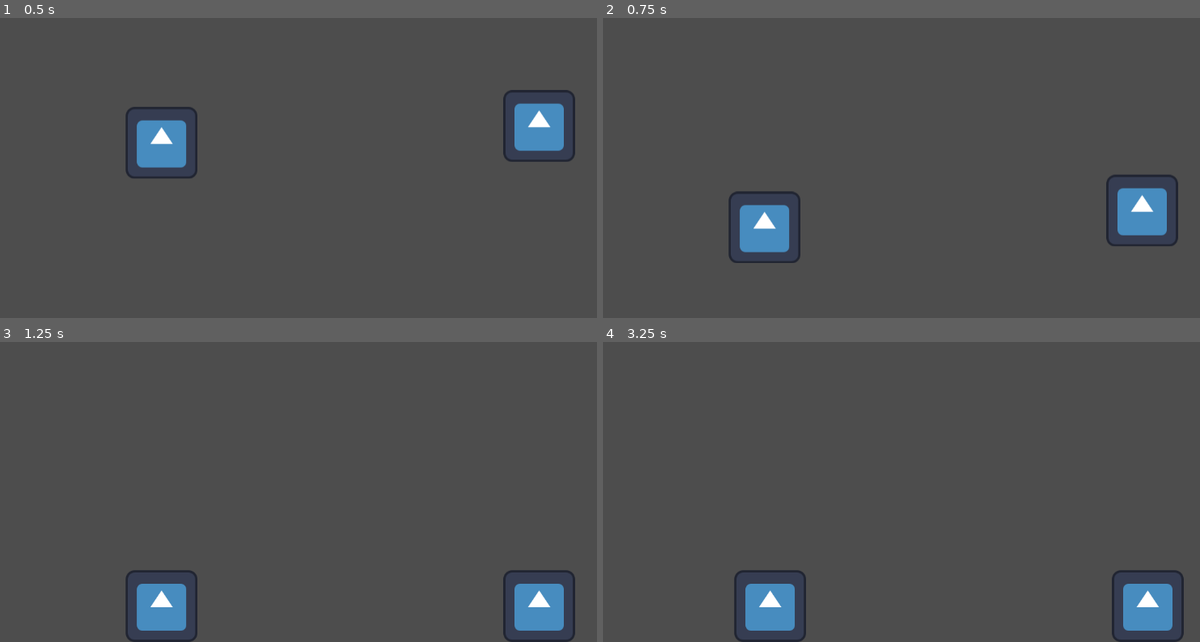
Above: before the commit, frames 1-4 (two rows, left to right).
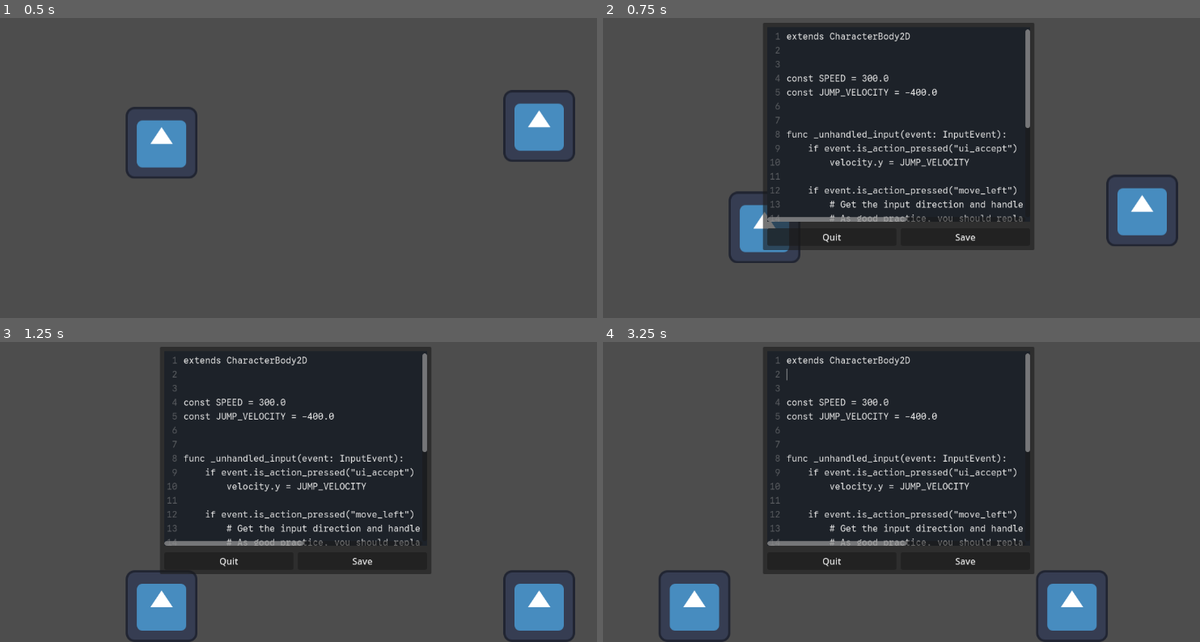
Above: after the commit, the same moments.

Repository: weedleeedle/self-coding-game-prototype
Game: Godot game, scene res://main.tscn
Same seed, same stepped clock (60 frames per second), same inputs: the game is played once before the commit and once after it. The engine's default icon, where the game draws it, is replaced by a stand-in: a white triangle on a blue panel in a dark square.
Inputs (mouse positions are in pixels of both pictures, inside the frame that each line leads up to):
- Up to frame 1 (0.5 s): no input
- Up to frame 2 (0.75 s): tap Enter (ui_accept) at 0.5 s; move the mouse to (764, 147) at 0.52 s; press the mouse at (764, 147) at 0.53 s; hold D (move_right) from 0.53 s (still down)
- Up to frame 3 (1.25 s): keep holding D (move_right); tap Enter (ui_accept) at 0.77 s
- Up to frame 4 (3.25 s): release D (move_right) at 1.25 s; release the mouse at (764, 471) at 1.25 s; click (967, 561) at 1.25 s, where only the run after the commit has a clickable "Save"; tap Enter (ui_accept) at 2, 2.27 s; move the mouse to (1140, 606) at 2.02 s; hold D (move_right) 2.03-2.78 s; click (1140, 606) at 2.1 s; move the mouse to (961, 381) at 2.77 s; press the mouse at (961, 381) at 2.78 s; hold A (move_left) from 2.78 s (still down)

Frame 1 is identical in both runs. In frame 2, 33% of the frame differs, in the area x 26-73%, y 1-78%; in frame 3, 33%; in frame 4, 40%, in the area x 9-98%, y 1-100%.
Error before the commit: Parse Error: Could not parse global class "CodeEditor" from "res://code_editor/code_editor.gd". (res://editor_manager/editor_manager.gd:4)

Commit message:
Added basic syntax highlighting!
Syntax highlighter now supports keywords, symbols, literals, and
funtions!

Diff:
--- a/code_editor/code_editor.gd
+++ b/code_editor/code_editor.gd
@@ -1,11 +1,11 @@
 class_name CodeEditor extends PanelContainer
 
 @export var edited_script: Script:
-	get:
-		return edited_script
-	set(value):
-		set_script_in_editor(value)
-		edited_script = value
+    get:
+        return edited_script
+    set(value):
+        set_script_in_editor(value)
+        edited_script = value
 
 signal saved
 signal quit
@@ -16,11 +16,11 @@
     pass
 
 func set_script_in_editor(script: Script) -> void:
-	code_edit.text = script.source_code
+    code_edit.text = script.source_code
 
 func _on_quit_button_pressed() -> void:
-	quit.emit()
+    quit.emit()
 
 func _on_save_button_pressed() -> void:
-	edited_script.source_code = code_edit.text
-	saved.emit()
+    edited_script.source_code = code_edit.text
+    saved.emit()
--- a/project.godot
+++ b/project.godot
@@ -18,6 +18,10 @@
 [autoload]
 
 EditorManager="*res://editor_manager/editor_manager.tscn"
+
+[gui]
+
+theme/custom="uid://blfpctru1ibre"
 
 [input]
 
--- a/resources/theme/global.tres
+++ b/resources/theme/global.tres
@@ -1,3 +1,9 @@
 [gd_resource type="Theme" format=3 uid="uid://blfpctru1ibre"]
 
 [resource]
+TextEdit/colors/background_color = Color(0.113725, 0.133333, 0.160784, 1)
+TextEdit/colors/function_color = Color(0.341176, 0.701961, 1, 1)
+TextEdit/colors/keyword_color = Color(1, 0.439216, 0.521569, 1)
+TextEdit/colors/number_color = Color(0.631373, 1, 0.878431, 1)
+TextEdit/colors/string_color = Color(1, 0.929412, 0.631373, 1)
+TextEdit/colors/symbol_color = Color(0.670588, 0.788235, 1, 1)
--- a/src/parser/custom_gdscript_syntax_highlighter.gd
+++ b/src/parser/custom_gdscript_syntax_highlighter.gd
@@ -1,5 +1,67 @@
 class_name CustomGDScriptSyntaxHighlighter extends SyntaxHighlighter
 
+var default_color: Color = Color(1,1,1)
+var text_edit : TextEdit
 
-func _get_line_syntax_highlighting(line: int) -> Dictionary:
-    pass
+func _get_line_syntax_highlighting(line_num: int) -> Dictionary:
+	text_edit = get_text_edit()
+	default_color = get_text_edit().get_theme_color("font_color")
+	var color_dict: Dictionary = {}
+	var line_str := text_edit.get_line_with_ime(line_num)
+	var tokens = GDScriptTokenizer.tokenize_string(line_str, line_num)
+	var cur_token_index := 0
+	while cur_token_index < tokens.size():
+		var token = tokens[cur_token_index]
+
+		if token.is_keyword():
+			_add_color_to_dict(color_dict, token, text_edit.get_theme_color("keyword_color"))
+			cur_token_index += 1
+			continue
+
+		if token.is_string():
+			_add_color_to_dict(color_dict, token, text_edit.get_theme_color("string_color"))
+			cur_token_index += 1
+			continue
+
+		if token.is_literal() and not token.is_string():
+			_add_color_to_dict(color_dict, token, text_edit.get_theme_color("number_color"))
+			cur_token_index += 1
+			continue
+
+		if token.is_symbol():
+			_add_color_to_dict(color_dict, token, text_edit.get_theme_color("symbol_color"))
+			cur_token_index += 1
+			continue
+
+		if token.is_identifier():
+			cur_token_index = _handle_identifier(color_dict, tokens, cur_token_index)
+			continue
+
+	return color_dict
+
+# This function handles parsing any identifiers we find.
+# Returns the next cur_token_index.
+func _handle_identifier(color_dict: Dictionary, tokens: Array[GDScriptToken], cur_token_index: int) -> int:
+
+	# Most obvious case, if the next token is a ( symbol, this is a function.
+	# (Ig it could also be a class, WHOOPS)
+	if cur_token_index + 1 < tokens.size() and tokens[cur_token_index + 1].type == GDScriptToken.Type.PARENTHESIS_OPEN:
+		_add_color_to_dict(color_dict, tokens[cur_token_index], text_edit.get_theme_color("function_color"))
+		return cur_token_index + 1
+
+	else:
+		return cur_token_index + 1
+
+func _add_color_to_dict(color_dict: Dictionary, token: GDScriptToken, color: Color) -> void:
+	color_dict.set(
+		token.start_column,
+		{
+			"color": color,
+		}
+	)
+	color_dict.set(
+		token.end_column,
+		{
+			"color": default_color,
+		}
+	)
--- a/src/parser/gdscript_token.gd
+++ b/src/parser/gdscript_token.gd
@@ -244,6 +244,7 @@
 var start_line: int = 0
 var end_line: int = 0
 var start_column: int = 0
+# This is actually the first column that ISN'T the token. It's exclusive, not inclusive.
 var end_column: int = 0
 
 ## This regex is used to check for strings
@@ -252,7 +253,6 @@
 func _init(p_type: Type, p_string_rep: String):
 	type = p_type
 	string_rep = p_string_rep
-
 
 static func get_first_token_length_from_string(input_string: String) -> int:
 	# Compile the string regex if it isn't compiled yet.
@@ -282,7 +282,7 @@
 	# If this isn't a keyword or a predefined symbol,
 	# We have to like... search for class names or whatever.
 	else:
-		# Anything that starts with an @ is an annotation.
+	# Anything that starts with an @ is an annotation.
 		# TODO: check for valid annotation? We can't get the list of annotations via code but we could probably write a list ourselves if we really wanted to.
 		if input_string[0] == "@" and input_string.substr(1).is_valid_unicode_identifier():
 			return GDScriptToken.new(Type.ANNOTATION, input_string)
@@ -293,7 +293,7 @@
 		if input_string.is_valid_float():
 			return GDScriptToken.new(Type.LITERAL, input_string)
 
-		if input_string.is_valid_hex_number():
+		if input_string.is_valid_hex_number(true):
 			return GDScriptToken.new(Type.LITERAL, input_string)
 
 		if not _string_regex.is_valid():
@@ -313,3 +313,22 @@
 			return GDScriptToken.new(Type.IDENTIFIER, input_string)
 
 		return null
+
+## Returns true if this token is a keyword (i.e "for", "match", etc.)
+func is_keyword() -> bool:
+	return type >= Type.IF && type <= Type.YIELD
+
+## A string is a literal that starts with a ' or " p much
+func is_string() -> bool:
+	return type == Type.LITERAL and (string_rep[0] == "\"" or string_rep[0] == "\'")
+
+## Is this a literal? NOTE THAT STRINGS ARE LITERALS BUT ALSO THEIR OWN THING!!
+func is_literal() -> bool:
+	return type == Type.LITERAL
+
+func is_symbol() -> bool:
+	return (type >= Type.LESS and type <= Type.CARET_EQUAL) or \
+		   (type >= Type.BRACKET_OPEN and type <= Type.UNDERSCORE)
+
+func is_identifier() -> bool:
+	return type == Type.IDENTIFIER
--- a/src/parser/gdscript_tokenizer.gd
+++ b/src/parser/gdscript_tokenizer.gd
@@ -1,18 +1,23 @@
 class_name GDScriptTokenizer extends Object
 
-static func tokenize_string(input_string: String) -> Array[GDScriptToken]:
-	var tokens: Array[GDScriptToken] = []
-	var cur_index := 0
-	while cur_index < input_string.length():
-		var token_len := GDScriptToken.get_first_token_length_from_string(input_string.substr(cur_index))
-		# Move onto the next character
-		if token_len == -1:
-			cur_index += 1
-			continue
+static func tokenize_string(input_string: String, line_num: int) -> Array[GDScriptToken]:
+    var tokens: Array[GDScriptToken] = []
+    var cur_index := 0
+    while cur_index < input_string.length():
+        var token_len := GDScriptToken.get_first_token_length_from_string(input_string.substr(cur_index))
+        # Move onto the next character
+        if token_len == -1:
+            cur_index += 1
+            continue
 
-		# Otherwise, parse the token and add it to the list of tokens.
-		var token = GDScriptToken.get_token_from_string(input_string.substr(cur_index, token_len))
-		tokens.push_back(token)
-		cur_index += token_len
+        # Otherwise, parse the token and add it to the list of tokens.
+        var token = GDScriptToken.get_token_from_string(input_string.substr(cur_index, token_len))
+        # TODO: multi-line tokens... which might only be multiline string literals??? don't think any other tokens can span multiple lines...
+        token.start_line = line_num
+        token.end_line = line_num
+        token.start_column = cur_index
+        token.end_column = cur_index + token_len
+        tokens.push_back(token)
+        cur_index += token_len
 
-	return tokens
+    return tokens
--- a/test_tokenizer/test_tokenizer.gd
+++ b/test_tokenizer/test_tokenizer.gd
@@ -4,9 +4,10 @@
 
 func _on_button_pressed():
 	var tokens: Array[GDScriptToken] = []
-
+	var cur_line := 0
 	for line in code_edit.text.split("\n"):
-		tokens.append_array(GDScriptTokenizer.tokenize_string(line))
+		tokens.append_array(GDScriptTokenizer.tokenize_string(line, cur_line))
+		cur_line += 1
 
 	for token in tokens:
 		print(token.Type.keys()[token.type], "\t", token.string_rep)
--- a/test_tokenizer/test_tokenizer.tscn
+++ b/test_tokenizer/test_tokenizer.tscn
@@ -1,6 +1,11 @@
-[gd_scene load_steps=2 format=3 uid="uid://c4432vmymnkxw"]
+[gd_scene load_steps=4 format=3 uid="uid://c4432vmymnkxw"]
 
 [ext_resource type="Script" uid="uid://bucv8vxjyyum0" path="res://test_tokenizer/test_tokenizer.gd" id="1_au0c8"]
+[ext_resource type="Script" uid="uid://85gv2a62whc8" path="res://src/parser/custom_gdscript_syntax_highlighter.gd" id="2_6byik"]
+
+[sub_resource type="SyntaxHighlighter" id="SyntaxHighlighter_o46u2"]
+script = ExtResource("2_6byik")
+metadata/_custom_type_script = "uid://85gv2a62whc8"
 
 [node name="TestTokenizer" type="Control"]
 layout_mode = 3
@@ -23,6 +28,7 @@
 unique_name_in_owner = true
 layout_mode = 2
 size_flags_vertical = 3
+syntax_highlighter = SubResource("SyntaxHighlighter_o46u2")
 
 [node name="Button" type="Button" parent="VBoxContainer"]
 layout_mode = 2
